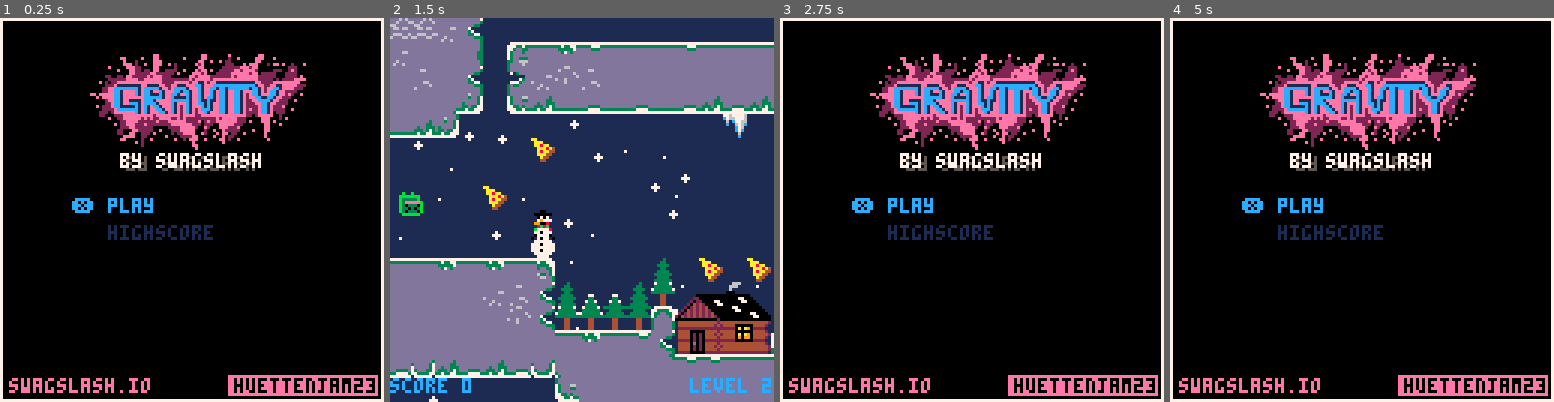
Above: before the commit, frames 1-4 (left to right).
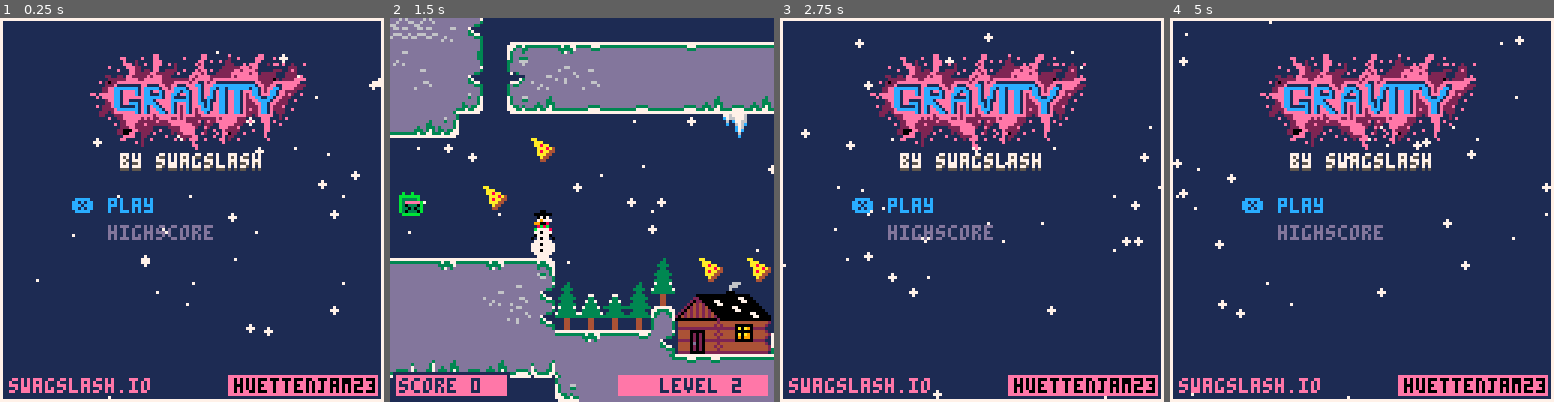
Above: after the commit, the same moments.

Repository: swagslash/huettenjam2023
Game: PICO-8 cartridge huettenjam2023.p8
The game is run twice, just before and just after one commit, with the same random seed, the same clock (stepped at 60 frames per second) and the same inputs.
Inputs:
- Up to frame 1 (0.25 s): no input
- Up to frame 2 (1.5 s): tap X (X key) at 0.33, 1.07 s; tap O (Z key) at 0.7 s
- Up to frame 3 (2.75 s): tap O (Z key) at 1.7, 2.1, 2.5 s; tap X (X key) at 1.85 s; hold Up 2.15-2.42 s
- Up to frame 4 (5 s): tap O (Z key) every 0.4 s from 2.9 to 4.9 s; tap X (X key) at 2.97, 4.08 s; hold Down 3.63-3.97 s; hold Up from 4.73 s (still down)

The runs differ from the first frame. In frame 1, 85% of the frame differs, in the area x 0-100%, y 0-100%; in frame 2, 4.4%; in frame 3, 85%; in frame 4, 85%.

Commit message:
add pizza bonus

Diff:
--- a/huettenjam2023.p8
+++ b/huettenjam2023.p8
@@ -277,8 +277,8 @@
 0008800000000002000000000000000002020202020404020002020202020200040202020204040200020202020202000402020202020002000202020200000002020002020200000002020202000000020200020202020000000000000000000202000202020000000000000000000002020002020200000000000000000000
 0000000000000000000000000000000000000000000000000000000000000000000000000000000000000000000000000000000000000000000000000000000000000000000000000000000000000000000000000000000000000000000000000000000000000000000000000000000000000000000000000000000000000000
 __map__
-0000000000000000000000000000000000000000000000000000000000000000000000131214111213121311111133313333313312000000000000000000000000000000000000000000000000000000000000000000000000000000000000000000131010105321212121212121212121212121212121212121212121212122
-0000000013140000000000000000000000000000000000000000000000000000000000651010101010101010101035101010101043120000000000000000000000000000000000000000000000000000000000133333333312140000000000000000651010532200000100010001000000002500000000000000000000000000
+0000000000000000000000000000000000000000000000000000000000000000000000131214111213121311111133313333313312000000000000000000000000000000000000000000000000000000000000000000001312143030303030303030131010105321212121212121212121212121212121212121212121212122
+0000000013140000000000000000000000000000000000000000000000000000000000651010101010101010101035101010101043120000000000000000000000000000000000000000000000000000000000133333334445750000000000000000651010532200000100010001000000002500000000000000000000000000
 0000131144431111313311120000131133313331331131313131313131333311120000641010101010355610355635561010101010750000000000000000090a0b0a0a0d0c0000010101000000000000000000651010101010100000000000000000101053220000000000000000000000000000000000000000000000000000
 0000232154101010101010750000541056454545455610101010101010561010750000233421323232213421322132345410101010750000000000080000191a1b1b1b1b1c0000010101000041404040404100232121212121220000000000000000232122000000000013111200000000000000000000000000000000000000
 0000606023212134213232220000641010105655555510101010101010555610750000000000000000616060393a3b3c64351010101012001d1e0e170000292a2b2b2b2b2c160001050100005150505050510000000000000000000000000000000026000000000000134455100000000000000000000000000000000000000f
--- a/scripts/collision.lua
+++ b/scripts/collision.lua
@@ -43,6 +43,9 @@
     c = item_collision[1]
     sfx(6)
     score = score + 1
+
+    lvl_scores[level + 1].current += 1
+
     mset(c.x, c.y, 0)
 
 end
--- a/scripts/game.lua
+++ b/scripts/game.lua
@@ -45,10 +45,6 @@
     act_draw = draw_game
 
     camera(0, 0)
-    snow = {}
-    for x = 1, 60 do
-        init_snowflake(x)
-    end
 
     player.x = player_start_x
     player.y = player_start_y
@@ -65,6 +61,9 @@
     if next_level == level then
         score = 0
     end
+    lvl_scores = {}
+    add(lvl_scores, { max = 24, current = 0})
+    add(lvl_scores, { max = 10, current = 0})
 
     level = next_level
 
@@ -120,8 +119,11 @@
         draw_level_finished()
     else
         -- draw score
-        print('score ' .. score, 0, 120, 12)
-        print('level ' .. level + 1, 100, 120, 12)
+        rect(1, 118, 39, 126, 1)
+        rectfill(2, 119, 38, 125, 14)
+        print('score ' .. score, 3, 120, 1)
+        rectfill(76, 119, 125, 125, 14)
+        print('level ' .. level + 1, 90, 120, 1)
     end
     -- print(current_x)
         -- print fps
--- a/scripts/menu.lua
+++ b/scripts/menu.lua
@@ -9,9 +9,15 @@
 function open_menu()
     act_update = update_menu
     act_draw = draw_menu
+
+    for x = 1, 60 do
+        init_snowflake(x)
+    end
 end
 
 function update_menu()
+    update_snow()
+
     if btnp(❎) then
         if cur_sel == 1 then
             open_game(1)
@@ -33,16 +39,24 @@
 end
 
 function draw_menu()
-
+    cls(1)
     rect(0,0,127,127,7)
 
-    -- TODO write cool sprites here instead of ugly text
+    -- pal(14,8)
+    -- pal(5,13)
+    draw_snow()
+
+    -- for _i=0, 60 do
+    --     local i = _i + t()
+    --     rect(0 + i,0 + i,127 - i,127 - i, i % 2)
+    -- end
+
     spr(192, 30, title_y - 20, 9, 5)
     -- outline_print(game_title, 64 - #game_title*4 / 2, title_y, 7, 5, 1)
     -- rectfill(32,title_y+10,98,title_y+10,7)
     -- rectfill(31,title_y+13,97,title_y+13,5)
 
-    print_center("by swaglash", title_y+14, 5)
+    print_center("by swagslash", title_y+14, 5)
     print_center("by swagslash", title_y+13, 7) -- shadow
 
     rectfill(76, 119, 125, 125, 14)
@@ -56,7 +70,7 @@
 function draw_selection()
     for i=1, #selections do
         local pre = "   "
-        local color = 1
+        local color = 13
         if cur_sel == i then
             pre="❎ "
             color = 12
--- a/scripts/nextlevel.lua
+++ b/scripts/nextlevel.lua
@@ -4,6 +4,10 @@
 
 function update_level_finished()
     if player.is_finished then
+        local current_lvl_score = lvl_scores[level + 1]
+        if current_lvl_score.current >= current_lvl_score.max then
+            score += 10
+        end
         if btnp(❎) then
             if level >= final_level then
                 open_menu()
@@ -31,6 +35,12 @@
         print_center("return to menu", 83)
     else
         outline_print_center("level finished", 40, 7, 1, 2)
+        local current_lvl_score = lvl_scores[level + 1]
+        if current_lvl_score.current >= current_lvl_score.max then
+        -- if level == 0 and lvl1_score >= 24 then
+            outline_print_center("FULL PIZZA BONUS", 56, 7, 8, 1)
+            outline_print_center("+10", 64, 7, 8, 1)
+        end
         print_center("press ❎ to continue", 80)
     end
 end
--- a/scripts/snow.lua
+++ b/scripts/snow.lua
@@ -1,3 +1,5 @@
+
+snow = {}
 
 function init_snowflake(x)
     drop={
